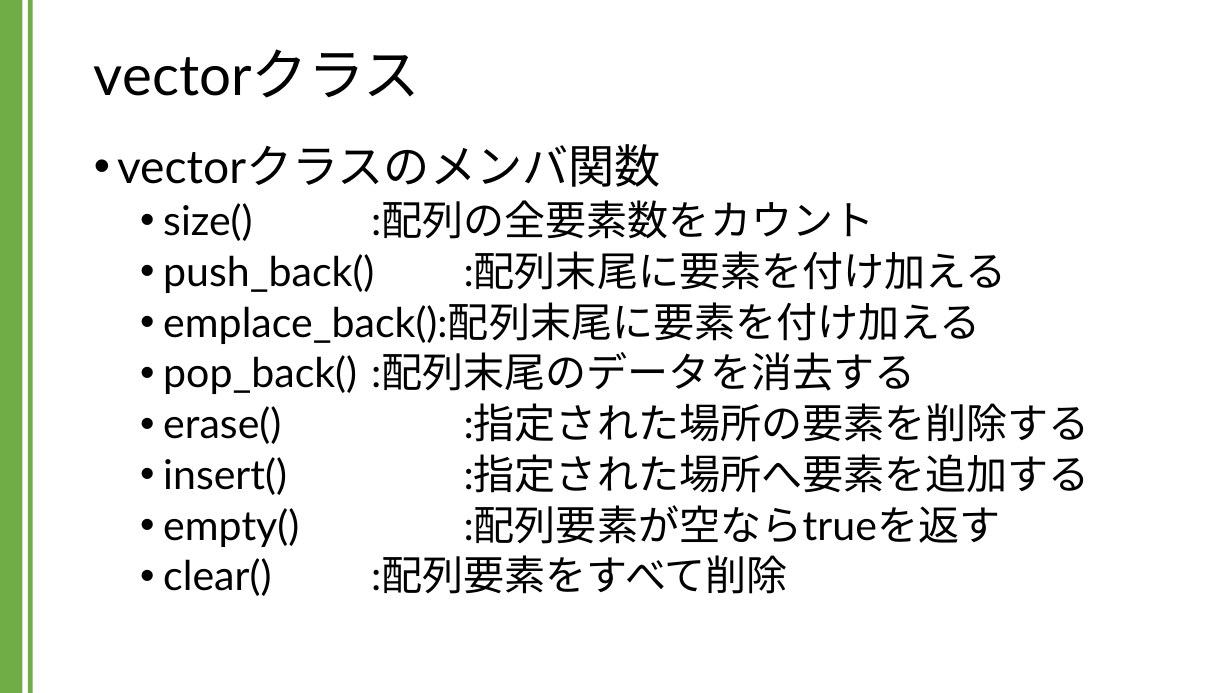
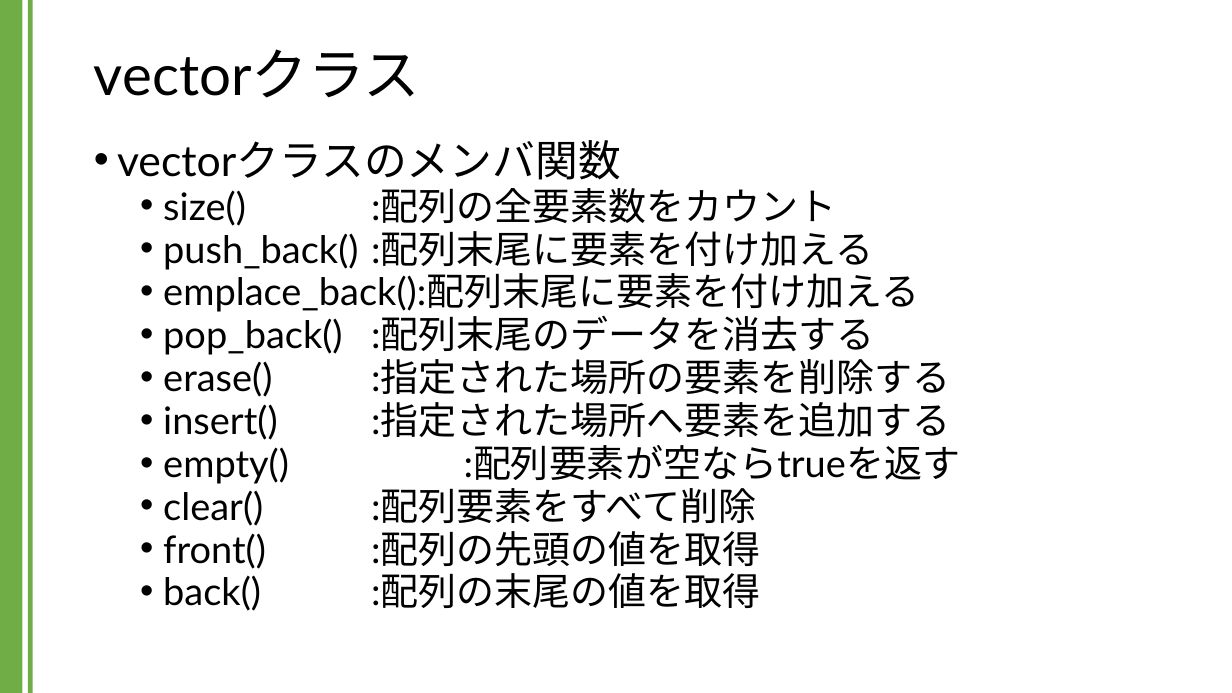
Before and after one commit to kic-murata/cpp2024, a slide deck: slide 7 of 授業資料/講義資料：Vectorクラス.pptx. Drawn at 1232x693 pixels with LibreOffice and Linux fonts; fonts in the diff are those of the drawing. Boxes give left, top, right and bottom in pixels: in the first picture for what was removed or moved away, otherwise in the second. Text is boxed around its words. In the diff, an @@ line names an element or a change of style, - is before the commit and + after.

```diff
--- a/授業資料/講義資料：Vectorクラス.pptx
+++ b/授業資料/講義資料：Vectorクラス.pptx
@@ text at [117, 140, 961, 526]: size 36 to 33.3 pt in "vectorクラスのメンバ関数"; size 32 to 29.6 pt in "size() :配列の全要素数をカウント", "push_back() :配列末尾に要素を付け加える", "emplace_back():配列末尾に要素を付け加える", "pop_back() :配列末尾のデータを消去する" and 4 more places; line spacing 0.9 to 0.8 @@
@@ text at [163, 531, 760, 611]: paragraphs added @@
+  • front() :配列の先頭の値を取得
+  • back() :配列の末尾の値を取得
```
Also in this commit, not shown: 21 other slides changed, 3 slides added, 1 other file.
